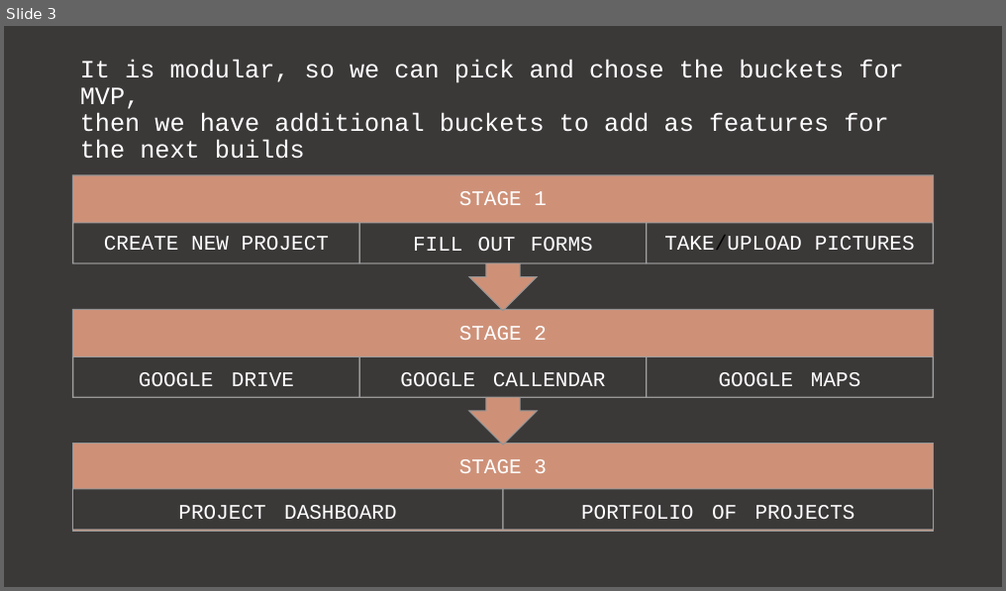
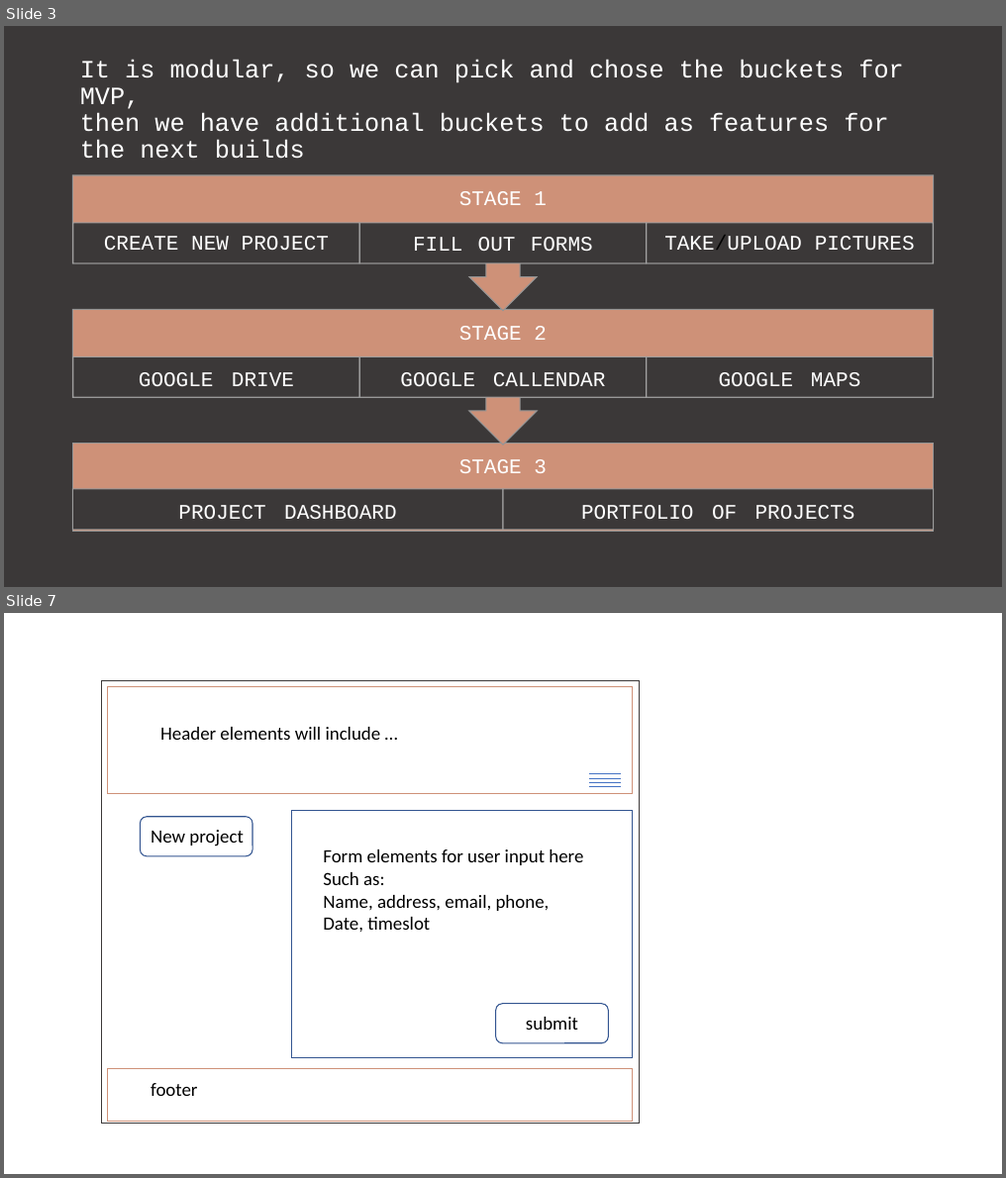
Before and after one commit to dinozio-design/CRM-lite, a slide deck: presentation/CRM - LITE.pptx. Shown one above the other, each under a label of ours: slide 3 before the commit, slides 3 and 7 after it; the slides between them are not shown. The pictures are 1006x591 and 1006x1178 pixels, drawn with LibreOffice and Linux fonts; fonts in the diff are those of the drawing. Boxes give left, top, right and bottom in pixels: in the first picture for what was removed or moved away, otherwise in the second. Text is boxed around its words. In the diff, an @@ line names an element or a change of style, - is before the commit and + after.

```diff
--- a/presentation/CRM - LITE.pptx
+++ b/presentation/CRM - LITE.pptx
@@ slide 7 added at (x1=4, y1=613, x2=1002, y2=1174), background #FFFFFF @@
@@ rectangle added at (x1=101, y1=680, x2=640, y2=1124), outline #3B3838 1 pt @@
@@ rectangle added at (x1=107, y1=686, x2=633, y2=794), outline #CE9178 1 pt @@
@@ text added at (x1=160, y1=727, x2=381, y2=740), 18 pt, text #000000 @@
+Header elements will include …
@@ line added from (589, 774) to (621, 774), #4472C4 0.5 pt @@
@@ line added from (589, 786) to (621, 786), #4472C4 0.5 pt @@
@@ line added from (589, 778) to (621, 778), #4472C4 0.5 pt @@
@@ line added from (589, 782) to (621, 782), #4472C4 0.5 pt @@
@@ rounded rectangle added at (x1=141, y1=817, x2=252, y2=857), outline #325491 1 pt @@
@@ rectangle added at (x1=291, y1=811, x2=633, y2=1058), outline #325491 1 pt @@
@@ text added at (x1=151, y1=830, x2=243, y2=847), 18 pt, text #000000 @@
+New project
@@ text added at (x1=323, y1=850, x2=583, y2=932), 18 pt, text #000000 @@
+Form elements for user input here
+Such as:
+Name, address, email, phone,
+Date, timeslot
@@ rounded rectangle added at (x1=496, y1=1004, x2=608, y2=1044), outline #325491 1 pt @@
@@ text added at (x1=526, y1=1017, x2=578, y2=1030), 18 pt, text #000000 @@
+submit
@@ rectangle added at (x1=107, y1=1069, x2=633, y2=1122), outline #CE9178 1 pt @@
@@ text added at (x1=151, y1=1083, x2=197, y2=1096), 18 pt, text #000000 @@
+footer
```
Also in this commit, not shown: 3 other slides added, 1 other file.
